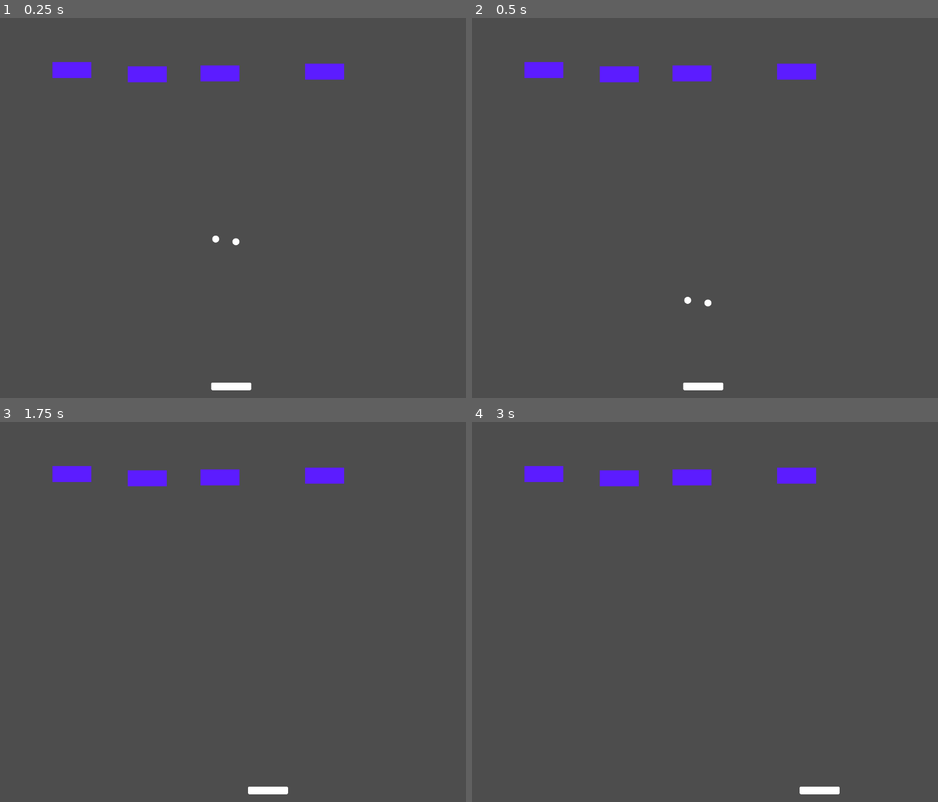
Above: before the commit, frames 1-4 (two rows, left to right).
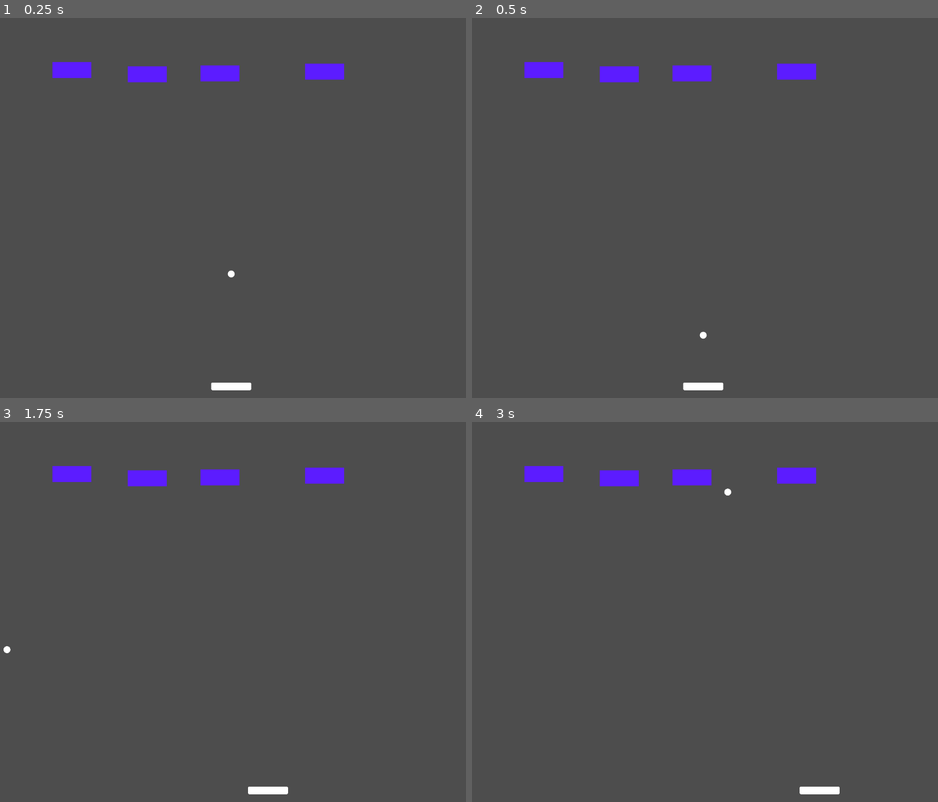
Above: after the commit, the same moments.

Repository: acmattson3/bounce-crack
Game: Godot game, scene res://levels/base_level_2d.tscn
Same seed, same stepped clock (60 frames per second), same inputs: the game is played once before the commit and once after it.
Inputs:
- Up to frame 1 (0.25 s): no input
- Up to frame 2 (0.5 s): no input
- Up to frame 3 (1.75 s): hold Right (paddle_right) 0.53-1.28 s; hold Left (paddle_left) from 1.28 s (still down)
- Up to frame 4 (3 s): release Left (paddle_left) at 2.03 s; hold Right (paddle_right) from 2.03 s (still down)

The runs differ from the first frame. In frame 1, less than 0.1% of the frame differs, in the area x 45-52%, y 57-69%; in frame 2, less than 0.1%; in frame 3, less than 0.1%; in frame 4, less than 0.1%.

Commit message:
Added score and game over systems. Modified breakable block so that balls tell blocks when to break (better consistency).

Diff:
--- a/bouncecrack/ball/ball_2d.gd
+++ b/bouncecrack/ball/ball_2d.gd
@@ -4,7 +4,14 @@
 var speed = 1200.0
 var direction := Vector2.DOWN # Start by going straight down
 
-func _physics_process(delta: float) -> void:
+var out_of_bounds: bool = false
+
+func _physics_process(_delta: float) -> void:
+	if global_position.y >= 1000.0 and not out_of_bounds:
+		out_of_bounds = true
+		EventHandler.total_balls -= 1
+		queue_free()
+
 	velocity = direction * speed
 	move_and_slide()
 
@@ -13,9 +20,17 @@
 		direction = ($NewBounceComparePos.global_position - body.global_position).normalized()
 	else:
 		direction.y = -direction.y
+	if body is BreakableBlock:
+		body.break_block()
 func _on_top_area_2d_body_entered(body: Node2D) -> void:
 	direction.y = -direction.y
+	if body is BreakableBlock:
+		body.break_block()
 func _on_right_area_2d_body_entered(body: Node2D) -> void:
 	direction.x = -direction.x
+	if body is BreakableBlock:
+		body.break_block()
 func _on_left_area_2d_body_entered(body: Node2D) -> void:
 	direction.x = -direction.x
+	if body is BreakableBlock:
+		body.break_block()
--- a/bouncecrack/ball/ball_2d.tscn
+++ b/bouncecrack/ball/ball_2d.tscn
@@ -11,7 +11,6 @@
 
 [node name="Ball2D" type="CharacterBody2D"]
 collision_layer = 2
-collision_mask = 2
 script = ExtResource("1_57x1f")
 
 [node name="CollisionShape2D" type="CollisionShape2D" parent="."]
--- a/bouncecrack/blocks/breakable_block.gd
+++ b/bouncecrack/blocks/breakable_block.gd
@@ -1,6 +1,10 @@
 extends Node2D
 class_name BreakableBlock
 
+var broken: bool = false
 
-func _on_area_2d_area_exited(area: Area2D) -> void:
+func break_block():
+	if not broken:
+		EventHandler.block_broken.emit(global_position)
+		broken = true
 	queue_free()
--- a/bouncecrack/blocks/breakable_block.tscn
+++ b/bouncecrack/blocks/breakable_block.tscn
@@ -1,13 +1,10 @@
-[gd_scene load_steps=5 format=3 uid="uid://cxf3r7es7ifwj"]
+[gd_scene load_steps=4 format=3 uid="uid://cxf3r7es7ifwj"]
 
 [ext_resource type="Script" path="res://blocks/breakable_block.gd" id="1_d2rnj"]
 [ext_resource type="Texture2D" uid="uid://b3uev8j1c4tru" path="res://blocks/blue_purple_block.png" id="1_l2m82"]
 
 [sub_resource type="RectangleShape2D" id="RectangleShape2D_e6wvx"]
 size = Vector2(194, 80)
-
-[sub_resource type="RectangleShape2D" id="RectangleShape2D_tgujx"]
-size = Vector2(220, 100)
 
 [node name="BreakableBlock" type="CharacterBody2D"]
 script = ExtResource("1_d2rnj")
@@ -19,11 +16,3 @@
 
 [node name="CollisionShape2D" type="CollisionShape2D" parent="."]
 shape = SubResource("RectangleShape2D_e6wvx")
-
-[node name="Area2D" type="Area2D" parent="."]
-collision_mask = 2
-
-[node name="CollisionShape2D" type="CollisionShape2D" parent="Area2D"]
-shape = SubResource("RectangleShape2D_tgujx")
-
-[connection signal="area_exited" from="Area2D" to="." method="_on_area_2d_area_exited"]
--- /dev/null
+++ b/bouncecrack/event_handler.gd
@@ -0,0 +1,26 @@
+extends Node
+
+signal block_broken(location)
+signal create_ball(location, direction, speed) # Emit me to make a new ball!
+signal game_over
+
+var score: int = 0:
+	set(value):
+		score = value if value >= 0 else 0
+
+var total_balls: int:
+	set(value):
+		if value <= 0:
+			game_over.emit()
+		total_balls = value
+
+func _ready() -> void:
+	block_broken.connect(_on_block_broken)
+	create_ball.connect(_on_create_ball)
+
+func _on_block_broken(location):
+	create_ball.emit(location)
+	score += 1
+
+func _on_create_ball(_location := Vector2.ZERO, _direction := Vector2.DOWN, _speed := 1200.0):
+	total_balls += 1
--- a/bouncecrack/levels/base_level_2d.gd
+++ b/bouncecrack/levels/base_level_2d.gd
@@ -3,12 +3,20 @@
 # The base level scene for all future levels to inheret from
 # Includes any core functionalities common to all forseeable levels
 
+var ball_scene: PackedScene = load("res://ball/ball_2d.tscn")
 
-# Called when the node enters the scene tree for the first time.
 func _ready() -> void:
-	pass # Replace with function body.
+	EventHandler.game_over.connect(_on_game_over)
+	EventHandler.create_ball.connect(_on_create_ball)
+	EventHandler.total_balls = $Balls.get_child_count()
 
+func _on_game_over():
+	print("Game over!")
+	print("Total score: ", EventHandler.score)
 
-# Called every frame. 'delta' is the elapsed time since the previous frame.
-func _process(delta: float) -> void:
-	pass
+func _on_create_ball(location := Vector2.ZERO, direction := Vector2.DOWN, speed := 1200.0):
+	var new_ball = ball_scene.instantiate()
+	new_ball.global_position = location
+	new_ball.direction = direction
+	new_ball.speed = speed
+	$Balls.add_child.call_deferred(new_ball)
--- a/bouncecrack/levels/base_level_2d.tscn
+++ b/bouncecrack/levels/base_level_2d.tscn
@@ -34,12 +34,6 @@
 position = Vector2(0, -1018)
 shape = SubResource("RectangleShape2D_csklp")
 
-[node name="Ball2D" parent="." instance=ExtResource("3_7ac1t")]
-position = Vector2(-76, -171)
-
-[node name="Ball2D2" parent="." instance=ExtResource("3_7ac1t")]
-position = Vector2(23, -158)
-
 [node name="BreakableBlock" parent="." instance=ExtResource("4_i07je")]
 position = Vector2(-780, -699)
 
@@ -51,3 +45,7 @@
 
 [node name="BreakableBlock4" parent="." instance=ExtResource("4_i07je")]
 position = Vector2(-55, -682)
+
+[node name="Balls" type="Node2D" parent="."]
+
+[node name="Ball2D2" parent="Balls" instance=ExtResource("3_7ac1t")]
--- a/bouncecrack/player_paddle/player_paddle_2d.gd
+++ b/bouncecrack/player_paddle/player_paddle_2d.gd
@@ -2,7 +2,7 @@
 class_name Paddle
 
 var speed = 600.0
-func _physics_process(delta: float) -> void:
+func _physics_process(_delta: float) -> void:
 	var direction := Input.get_axis("paddle_left", "paddle_right")
 	if direction:
 		velocity.x = direction * speed
--- a/bouncecrack/project.godot
+++ b/bouncecrack/project.godot
@@ -14,6 +14,10 @@
 run/main_scene="res://levels/base_level_2d.tscn"
 config/features=PackedStringArray("4.3", "GL Compatibility")
 config/icon="res://icon.svg"
+
+[autoload]
+
+EventHandler="*res://event_handler.gd"
 
 [display]
 
